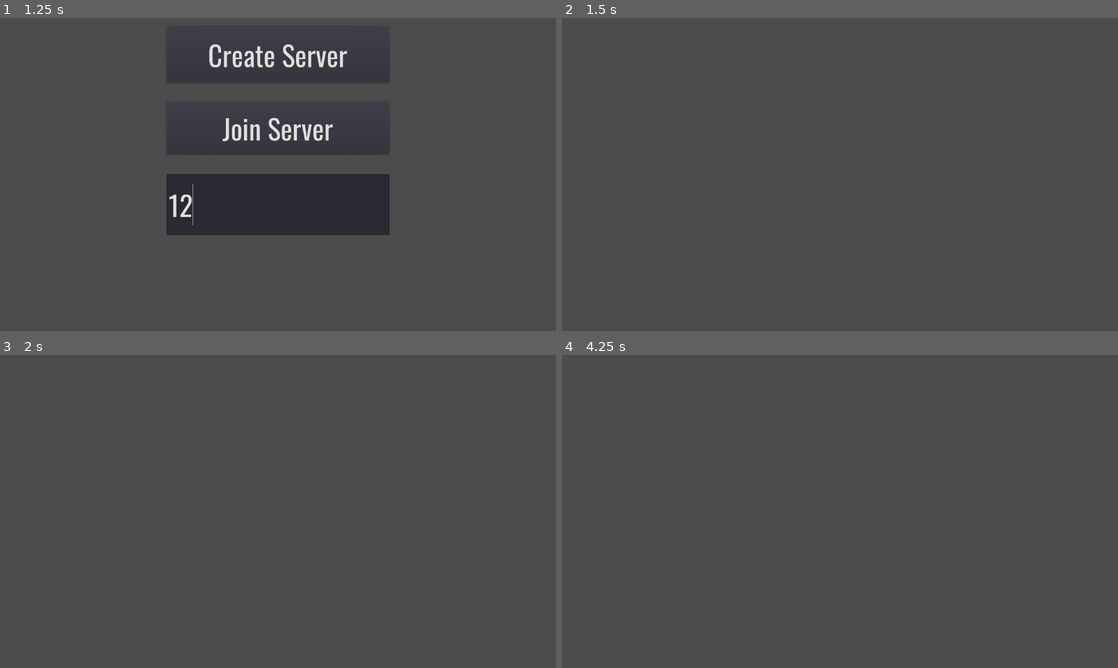
Above: before the commit, frames 1-4 (two rows, left to right).
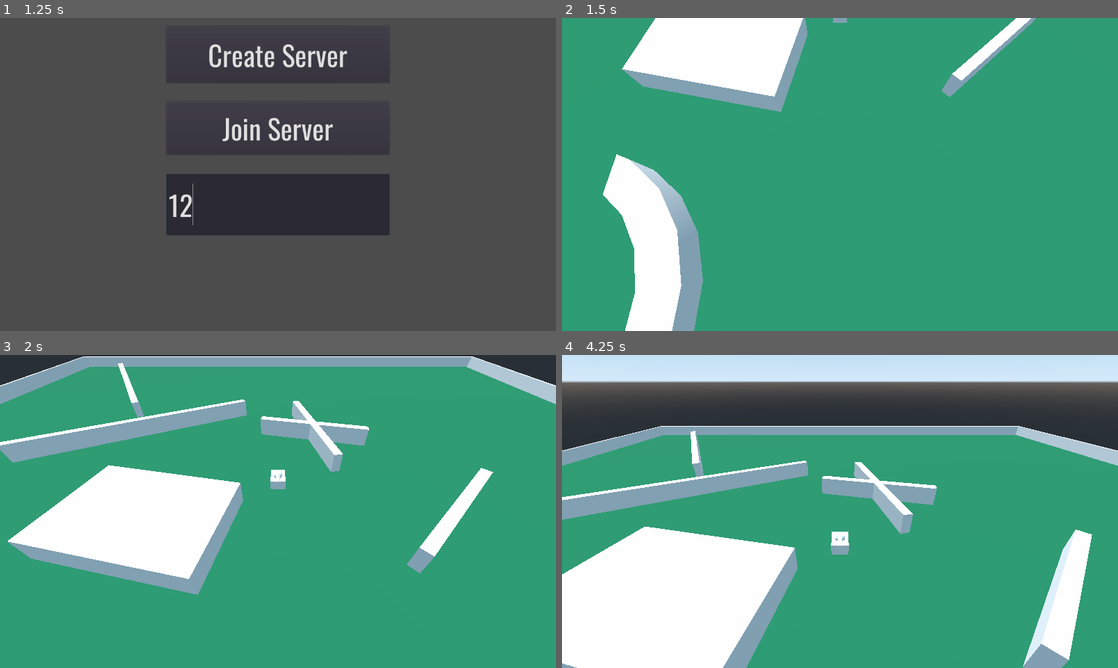
Above: after the commit, the same moments.

Repository: Joe676/Largely-Untitled-Tank-Game
Game: Godot game, scene res://UI/NetworkSetup.tscn
The game is run twice, just before and just after one commit, with the same random seed, the same clock (stepped at 60 frames per second) and the same inputs.
Inputs (mouse positions are in pixels of both pictures, inside the frame that each line leads up to):
- Up to frame 1 (1.25 s): click (278, 205) at 0.52 s; type "12" at 0.6 s
- Up to frame 2 (1.5 s): click "Create Server" at 1.25 s
- Up to frame 3 (2 s): no input
- Up to frame 4 (4.25 s): move the mouse to (962, 495) at 2.02 s; hold D (Right) 2.03-2.78 s; click (962, 495) at 2.1 s; move the mouse to (728, 527) at 2.77 s; hold S (Back) 2.78-3.53 s; click (728, 527) at 2.85 s; move the mouse to (895, 442) at 3.52 s; hold D (Right) from 3.53 s (still down); click (895, 442) at 3.6 s

Frame 1 is identical in both runs. In frame 2, 100% of the frame differs, in the area x 0-100%, y 0-100%; in frame 3, 100%; in frame 4, 93%.
Error in both runs: Invalid get index '3' (on base: 'Array'). (res://Resources/GlobalScripts/Network.gd:13)

Commit message:
Netcode, close to working

Diff:
--- a/Godot Files/Global.gd
+++ b/Godot Files/Global.gd
@@ -2,7 +2,7 @@
 
 func instance_node_at_location(node:Object, parent:Object, location:Vector3):
 	var node_instance = instance_node(node, parent)
-	node_instance.global_position = location
+	node_instance.transform.origin = location
 	return node_instance
 
 func instance_node(node:Object, parent:Object)->Object:
--- a/Godot Files/Levels/LevelProto.tscn
+++ b/Godot Files/Levels/LevelProto.tscn
@@ -161,7 +161,7 @@
 
 [node name="MeshInstance" type="MeshInstance" parent="PrototypeLevel/Obstacles"]
 
-[node name="InterpolatedCamera" type="InterpolatedCamera" parent="."]
+[node name="Camera" type="InterpolatedCamera" parent="."]
 transform = Transform( -1, 8.74228e-08, -1.04251e-15, 0, 1.19249e-08, 1, 8.74228e-08, 1, -1.19249e-08, 0, 39.9058, -55.9889 )
 current = true
 far = 201.5
--- a/Godot Files/Player/TankProto.gd
+++ b/Godot Files/Player/TankProto.gd
@@ -7,45 +7,71 @@
 export var max_angular_velocity = 40
 export var max_speed = 10
 
-var velocity:Vector3
-var angular_velocity:int
+var velocity: Vector3
+var angular_velocity: int
 
-puppet var puppet_position = Vector3() setget set_puppet_position
+# var body_transform = Vector3()
+# var head_transform = Vector3()
+
+puppet var puppet_position = Vector3(0, 0, 0) setget set_puppet_position
+puppet var puppet_velocity = Vector3(0, 0, 0)
+
+puppet var puppet_body_transform = Vector3(0, 0, 0)
+puppet var puppet_head_transform = Vector3(0, 0, 0)
+
 
 func _ready():
 	print("ready")
 
 func _physics_process(delta):
-	# if is_network_master():
-	if !is_network_master():
+	if is_network_master(): # only steer this player's object
+	# if !is_network_master():
 		velocity = Vector3()
 		angular_velocity = 0
+
+		# get inputs
 		var forward_input = int(Input.is_action_pressed("Forward")) - int(Input.is_action_pressed("Back"))
 		var turn_input = int(Input.is_action_pressed("Left")) - int(Input.is_action_pressed("Right"))
 
 		if Input.is_action_just_pressed("MainAction"):
 			shoot()
+
+		# interpret inputs
 		velocity.z = forward_input*max_speed
 		velocity = move_and_slide(velocity.rotated(Vector3(0, 1, 0), rotation.y))
-	# if velocity.x != 0:
-	# 	print("Tank position: " + str(transform.origin))
-	# 	print("Model origin: " + str($Model.transform.origin))
 		angular_velocity = turn_input*max_angular_velocity
 		rotate_y(deg2rad(angular_velocity)*delta)
+
+		# get mouse position and rotate barrel towards it
 		var pointed_position = mousePositionToWorldPosition()
 		if pointed_position != null:
 			get_node("Model/Head").look_at(flatten(pointed_position), Vector3.UP)
+			#DEBUG
 			var ball = get_tree().root.get_node("World/DEBUG_BALL")
 			if ball == null:
 				return
 			ball.transform.origin = pointed_position
+
+	else: # This is another player - move them according to the data from network
+		var body_quat = Quat(transform.basis)
+		var pup_body_quat = Quat(puppet_body_transform)
+		var body_rotated = body_quat.slerp(pup_body_quat, 0.5)
+
+		var head_quat = Quat($Model/Head.transform.basis)
+		var pup_head_quat = Quat(puppet_head_transform)
+		var head_rotated = head_quat.slerp(pup_head_quat, 0.5)
+
+		transform.basis = Basis(body_rotated)
+		$Model/Head.transform.basis = Basis(head_rotated)
+
+		if not tween.is_active():
+			puppet_velocity = move_and_slide(puppet_velocity.rotated(Vector3(0, 1, 0), rotation.y))
 
 func shoot():
 	var bullet_transform = get_node("Model/Head/Barrel/BulletOrigin").global_transform
 	var new_bullet = bullet_scene.instance()
 	owner.add_child(new_bullet)
 	new_bullet.transform = bullet_transform
-	print(new_bullet.transform.origin)
 
 func flatten(vector: Vector3) -> Vector3:
 	return Vector3(vector.x, 0, vector.z)
@@ -56,7 +82,6 @@
 	var mouse_pos = get_viewport().get_mouse_position()
 
 	var camera = get_tree().root.get_camera()
-
 	# var ray_origin = camera.project_ray_origin(mouse_pos)
 	var ray_origin = camera.global_translation
 	# camera.project_local_ray_normal()
@@ -72,9 +97,13 @@
 func set_puppet_position(new_value) -> void:
 	puppet_position = new_value
 
-	tween.interpolate_property(self, "global_translation", puppet_position, 0.1)
+	tween.interpolate_property(self, "global_translation", global_translation, puppet_position, 0.1)
 	tween.start()
 
 func _on_NetworkTickRate_timeout():
 	if is_network_master():
 		rset_unreliable("puppet_position", global_translation)
+		rset_unreliable("puppet_velocity", velocity)
+
+		rset_unreliable("puppet_body_transform", transform)
+		rset_unreliable("puppet_head_transform", $Model/Head.transform)
--- /dev/null
+++ b/Godot Files/Resources/GlobalScripts/Players.tscn
@@ -0,0 +1,3 @@
+[gd_scene format=2]
+
+[node name="Players" type="Node"]
--- a/Godot Files/UI/NetworkSetup.gd
+++ b/Godot Files/UI/NetworkSetup.gd
@@ -1,4 +1,7 @@
 extends Control
+
+var player = load("res://Player/TankProto.tscn")
+var level = preload("res://Levels/LevelProto.tscn")
 
 onready var multiplayer_config_ui = $MultiplayerConfigure
 onready var server_ip_address = $MultiplayerConfigure/ServerIPAddressTxt
@@ -14,17 +17,37 @@
 
 func _player_connected(id: int):
 	print("Player has connected: " + str(id))
+	instance_player(id)
 
 func _player_disconnected(id: int):
 	print("Player has disconnected: " + str(id))
 
+	if Players.has_node(str(id)):
+		Players.get_node(str(id)).queue_free()
+
 func _on_CreateServerBtn_pressed():
 	multiplayer_config_ui.hide()
+	get_tree().change_scene("res://Levels/LevelProto.tscn")
 	Network.create_server()
+	yield(get_tree().create_timer(1), "timeout")
 
+	instance_player(get_tree().get_network_unique_id())
 
 func _on_JoinServerBtn_pressed():
 	if server_ip_address.text != "":
 		multiplayer_config_ui.hide()
+		get_tree().change_scene("res://Levels/LevelProto.tscn")
 		Network.ip_address = server_ip_address.text
+		yield(get_tree().create_timer(1), "timeout")
 		Network.join_server()
+
+func _connected_to_server():
+	yield(get_tree().create_timer(1), "timeout")
+	instance_player(get_tree().get_network_unique_id())
+
+func instance_player(id):
+	var tanks_container = get_tree().root
+	print(tanks_container)
+	var player_instance = Global.instance_node_at_location(player, Players, Vector3(rand_range(-100, 100), 0, rand_range(-100, 100)))
+	player_instance.name = str(id)
+	player_instance.set_network_master(id)
--- a/Godot Files/project.godot
+++ b/Godot Files/project.godot
@@ -18,6 +18,7 @@
 
 Network="*res://Resources/GlobalScripts/Network.gd"
 Global="*res://Global.gd"
+Players="*res://Resources/GlobalScripts/Players.tscn"
 
 [display]
 
Not shown, added: Latex/Thesis/Dyplom.tex
